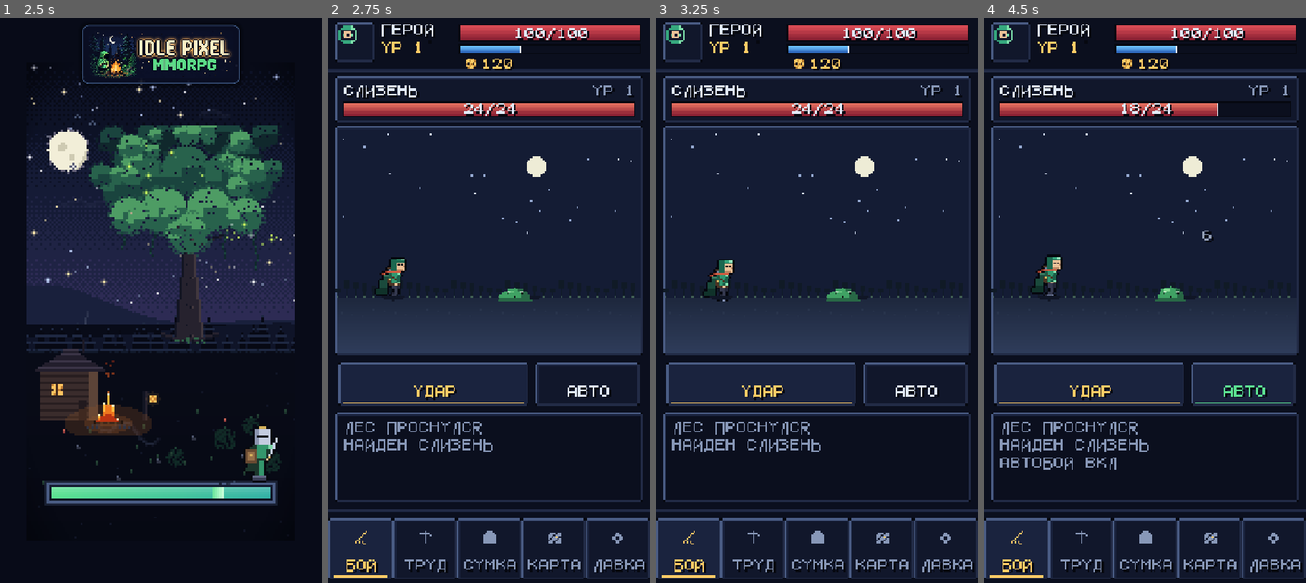
Above: before the commit, frames 1-4 (left to right).
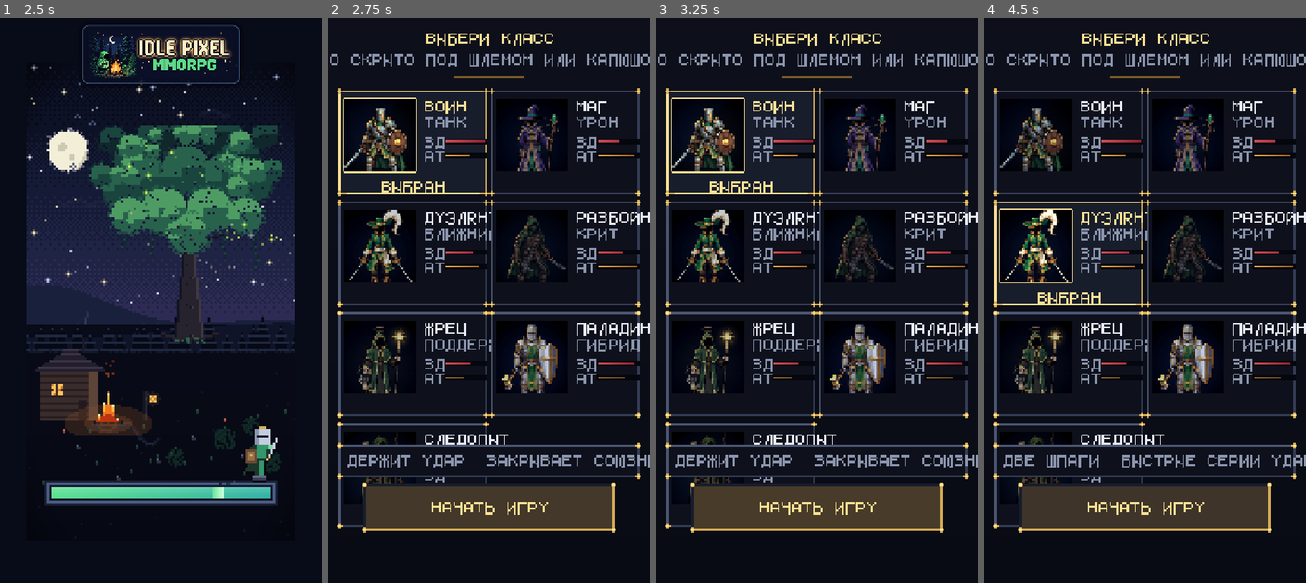
Above: after the commit, the same moments.

Repository: AlfaGideon/IdlePixelMMORPG
Game: Godot game, scene res://boot.tscn
The game is run twice, just before and just after one commit, with the same random seed, the same clock (stepped at 60 frames per second) and the same inputs.
Inputs (mouse positions are in pixels of both pictures, inside the frame that each line leads up to):
- Up to frame 1 (2.5 s): move the mouse to (231, 272) at 0.52 s; click (231, 272) at 0.67 s; move the mouse to (96, 328) at 1.27 s; click (96, 328) at 1.42 s; move the mouse to (193, 176) at 2.02 s; click (193, 176) at 2.17 s
- Up to frame 2 (2.75 s): no input
- Up to frame 3 (3.25 s): move the mouse to (817, 300) at 2.77 s; click (817, 300) at 2.92 s
- Up to frame 4 (4.5 s): tap Enter at 3.5 s; move the mouse to (1241, 385) at 3.52 s; click (1241, 385) at 3.67 s; move the mouse to (1048, 215) at 4.27 s; click (1048, 215) at 4.42 s

Frame 1 is identical in both runs. In frame 2, 51% of the frame differs, in the area x 0-100%, y 0-100%; in frame 3, 51%; in frame 4, 51%.

Commit message:
feat(ui): экран выбора класса при первом запуске (7 классов, сохранение в профиль)
Co-authored-by: arena-agent <297053741+arena-agent@users.noreply.github.com>

Diff:
--- /dev/null
+++ b/client/class_select.tscn
@@ -0,0 +1,10 @@
+[gd_scene load_steps=2 format=3]
+
+[ext_resource type="Script" path="res://ui/class_select.gd" id="1_select"]
+
+[node name="ClassSelect" type="Control"]
+anchor_right = 1.0
+anchor_bottom = 1.0
+grow_horizontal = 2
+grow_vertical = 2
+script = ExtResource("1_select")
--- a/client/project.godot
+++ b/client/project.godot
@@ -5,6 +5,8 @@
 config_version=5
 
 [game]
+
+selection/required="true"
 
 player/hero_class="warrior"
 
--- a/client/scripts/boot.gd
+++ b/client/scripts/boot.gd
@@ -6,6 +6,8 @@
 ## По завершении главная сцена подменяет загрузочную.
 
 const MAIN_SCENE := "res://main.tscn"
+const CLASS_SELECT_SCENE := "res://class_select.tscn"
+const PROFILE_PATH := "user://profile.cfg"
 ## Минимальное время показа: на быстром устройстве экран не должен мигать.
 const MIN_SHOW_TIME := 2.2
 
@@ -61,5 +63,17 @@
 	if not _main_ready:
 		return
 	set_process(false)
+	var target := CLASS_SELECT_SCENE if _needs_class_selection() else MAIN_SCENE
+	if target != MAIN_SCENE:
+		print("boot: класс не выбран — открываю выбор")
+		get_tree().change_scene_to_file(target)
+		return
 	var packed: PackedScene = ResourceLoader.load_threaded_get(MAIN_SCENE)
 	get_tree().change_scene_to_packed(packed)
+
+
+func _needs_class_selection() -> bool:
+	var cfg := ConfigFile.new()
+	if cfg.load(PROFILE_PATH) != OK:
+		return true
+	return not bool(cfg.get_value("hero", "created", false))
--- /dev/null
+++ b/client/ui/class_select.gd
@@ -0,0 +1,314 @@
+class_name ClassSelect
+extends Control
+## Экран выбора класса при первом запуске.
+##
+## Рисуется в буфер 180×320 и увеличивается целочисленно — как заставка и HUD,
+## поэтому портреты, рамки и шрифт остаются пиксельными.
+## Выбор сохраняется в профиль (user://profile.cfg) и в настройку
+## game/player/hero_class — заставка читает её при следующем запуске.
+
+signal class_chosen(id: String)
+
+const GRID_W := 180
+const GRID_H := 320
+
+const INK := Color8(5, 7, 14)
+const PANEL := Color8(14, 17, 28)
+const PANEL_HI := Color8(24, 29, 44)
+const GOLD := Color8(212, 172, 84)
+const GOLD_HI := Color8(255, 226, 148)
+const GOLD_DEEP := Color8(122, 90, 38)
+const TEXT := Color8(232, 236, 246)
+const TEXT_DIM := Color8(140, 150, 174)
+const HP_A := Color8(206, 74, 84)
+const HP_B := Color8(136, 34, 50)
+const MP_A := Color8(96, 172, 236)
+const MP_B := Color8(42, 92, 168)
+const ATK_A := Color8(236, 168, 72)
+const ATK_B := Color8(150, 92, 34)
+const DEF_A := Color8(140, 156, 190)
+const DEF_B := Color8(74, 86, 116)
+
+const PROFILE_PATH := "user://profile.cfg"
+const HERO_CLASS_SETTING := "game/player/hero_class"
+
+const PORTRAIT_W := 96
+
+# id, имя, роль, описание, hp, mp, atk, def
+const CLASSES := [
+	["warrior", "ВОИН", "ТАНК", "ДЕРЖИТ УДАР, ЗАКРЫВАЕТ СОЮЗНИКОВ", 140, 20, 12, 16],
+	["mage", "МАГ", "УРОН", "БЬЁТ ПО ПЛОЩАДИ, СЛАБ В БЛИЖНЕМ БОЮ", 80, 120, 18, 5],
+	["duelist", "ДУЭЛЯНТ", "БЛИЖНИЙ БОЙ", "ДВЕ ШПАГИ, БЫСТРЫЕ СЕРИИ УДАРОВ", 100, 40, 16, 8],
+	["rogue", "РАЗБОЙНИК", "КРИТ", "ЗАХОДИТ В СПИНУ И БЬЁТ БОЛЬНО", 90, 40, 19, 6],
+	["cleric", "ЖРЕЦ", "ПОДДЕРЖКА", "ЛЕЧИТ СВОИХ И ВЫЖИГАЕТ НЕЖИТЬ", 95, 100, 9, 10],
+	["paladin", "ПАЛАДИН", "ГИБРИД", "СВЕТ И СТАЛЬ: ДЕРЖИТ И ЛЕЧИТ", 130, 60, 13, 14],
+	["ranger", "СЛЕДОПЫТ", "ДАЛЬНИЙ БОЙ", "ЛУК, ЛОВУШКИ И БЫСТРЫЕ НОГИ", 95, 50, 15, 8],
+]
+
+const PORTRAITS := {
+	"warrior": preload("res://art/classes/portrait_warrior.png"),
+	"mage": preload("res://art/classes/portrait_mage.png"),
+	"duelist": preload("res://art/classes/portrait_duelist.png"),
+	"rogue": preload("res://art/classes/portrait_rogue.png"),
+	"cleric": preload("res://art/classes/portrait_cleric.png"),
+	"paladin": preload("res://art/classes/portrait_paladin.png"),
+	"ranger": preload("res://art/classes/portrait_ranger.png"),
+}
+
+var selected: int = 0
+var _image: Image
+var _texture: ImageTexture
+var _time: float = 0.0
+var _frame: int = 0
+var _portraits: Dictionary = {}
+
+
+func _ready() -> void:
+	_image = Image.create_empty(GRID_W, GRID_H, false, Image.FORMAT_RGBA8)
+	_texture = ImageTexture.create_from_image(_image)
+	for id: String in PORTRAITS:
+		var tex: Texture2D = PORTRAITS[id]
+		var src: Image = tex.get_image()
+		src.convert(Image.FORMAT_RGBA8)
+		_portraits[id] = src
+	selected = _saved_index()
+	_render()
+
+
+func _saved_index() -> int:
+	var cfg := ConfigFile.new()
+	if cfg.load(PROFILE_PATH) != OK:
+		return 0
+	var saved := str(cfg.get_value("hero", "class", "")).strip_edges().to_lower()
+	if saved.is_empty():
+		saved = str(ProjectSettings.get_setting(HERO_CLASS_SETTING, "")).strip_edges().to_lower()
+	for i in CLASSES.size():
+		if CLASSES[i][0] == saved:
+			return i
+	return 0
+
+
+func _process(delta: float) -> void:
+	_time += delta
+	_frame += 1
+	if _frame % 3 == 0:
+		_render()
+		_texture.update(_image)
+		queue_redraw()
+	_maybe_capture()
+
+
+func _maybe_capture() -> void:
+	if OS.get_environment("CLASS_CAPTURE") != "1" or _frame != 60:
+		return
+	var path := OS.get_environment("CLASS_CAPTURE_PATH")
+	if path.is_empty():
+		path = "user://class_select.png"
+	var err := _image.save_png(path)
+	print("class_select: снимок экрана выбора -> %s (%d)" % [path, err])
+
+
+# --- ввод ---------------------------------------------------------------
+
+func _gui_input(event: InputEvent) -> void:
+	if not (event is InputEventMouseButton and event.pressed):
+		return
+	var mb := event as InputEventMouseButton
+	if mb.button_index != MOUSE_BUTTON_LEFT:
+		return
+	var grid := _to_grid(mb.position)
+	for i in CLASSES.size():
+		if _cell_rect(i).has_point(grid):
+			if selected == i:
+				_confirm()
+			else:
+				selected = i
+				_render()
+			return
+	if _confirm_rect().has_point(grid):
+		_confirm()
+
+
+func _to_grid(pos: Vector2) -> Vector2i:
+	var view := get_viewport_rect().size
+	var scale := _screen_scale(view)
+	var origin := ((view - Vector2(GRID_W, GRID_H) * scale) / 2.0).floor()
+	return Vector2i(((pos - origin) / scale).floor())
+
+
+func _confirm() -> void:
+	var id: String = CLASSES[selected][0]
+	var cfg := ConfigFile.new()
+	cfg.load(PROFILE_PATH)
+	cfg.set_value("hero", "class", id)
+	cfg.set_value("hero", "created", true)
+	cfg.save(PROFILE_PATH)
+	ProjectSettings.set_setting(HERO_CLASS_SETTING, id)
+	ProjectSettings.save()
+	print("class_select: выбран класс %s" % id)
+	class_chosen.emit(id)
+	get_tree().change_scene_to_file("res://main.tscn")
+
+
+# --- геометрия ----------------------------------------------------------
+
+func _cell_rect(i: int) -> Rect2i:
+	var col := i % 2
+	var row := i / 2
+	return Rect2i(6 + col * 85, 42 + row * 62, 83, 58)
+
+
+func _confirm_rect() -> Rect2i:
+	return Rect2i(20, 262, 140, 26)
+
+
+func _detail_rect() -> Rect2i:
+	return Rect2i(6, 240, 168, 18)
+
+
+# --- отрисовка ----------------------------------------------------------
+
+func _screen_scale(view: Vector2) -> float:
+	var s := floorf(minf(view.x / GRID_W, view.y / GRID_H))
+	if s < 1.0:
+		s = minf(view.x / GRID_W, view.y / GRID_H)
+	return s
+
+
+func _draw() -> void:
+	var view := get_viewport_rect().size
+	var scale := _screen_scale(view)
+	var drawn := Vector2(GRID_W, GRID_H) * scale
+	var offset := ((view - drawn) / 2.0).floor()
+	draw_texture_rect(_texture, Rect2(offset, drawn), false)
+
+
+func _px(x: int, y: int, c: Color) -> void:
+	if x >= 0 and y >= 0 and x < GRID_W and y < GRID_H:
+		_image.set_pixel(x, y, c)
+
+
+func _rect(x: int, y: int, w: int, h: int, c: Color) -> void:
+	for j in h:
+		for i in w:
+			_px(x + i, y + j, c)
+
+
+func _frame_box(x: int, y: int, w: int, h: int, fill: Color, edge: Color, edge_hi: Color) -> void:
+	_rect(x, y, w, h, fill)
+	for i in w:
+		_px(x + i, y, edge_hi)
+		_px(x + i, y + h - 1, edge)
+	for j in h:
+		_px(x, y + j, edge_hi)
+		_px(x + w - 1, y + j, edge)
+	# золотые уголки: рамка читается как «дорогая», а не как обычная панель
+	var corners := [
+		Vector2i(x, y), Vector2i(x + w - 1, y),
+		Vector2i(x, y + h - 1), Vector2i(x + w - 1, y + h - 1),
+	]
+	for c: Vector2i in corners:
+		_px(c.x, c.y, GOLD_HI)
+		for d: Vector2i in [Vector2i(1, 0), Vector2i(0, 1), Vector2i(-1, 0), Vector2i(0, -1)]:
+			_px(c.x + d.x, c.y + d.y, GOLD)
+
+
+func _text(s: String, x: int, y: int, c: Color) -> void:
+	PixelFont.draw(_image, s, x, y, c)
+
+
+func _text_center(s: String, cx: int, y: int, c: Color) -> void:
+	_text(s, cx - PixelFont.width(s) / 2, y, c)
+
+
+func _blit(portrait: Image, x: int, y: int, size: int, tint: Color) -> void:
+	var ratio := float(portrait.get_width()) / float(size)
+	for j in size:
+		for i in size:
+			var sx := int(i * ratio)
+			var sy := int(j * ratio)
+			var c := portrait.get_pixel(sx, sy)
+			if c.a < 0.5:
+				continue
+			_px(x + i, y + j, Color(c.r * tint.r, c.g * tint.g, c.b * tint.b, 1.0))
+
+
+func _stat_bar(x: int, y: int, w: int, value: float, a: Color, b: Color) -> void:
+	_rect(x, y, w, 3, INK)
+	var fill := int(clampf(value, 0.0, 1.0) * float(w - 2))
+	for i in fill:
+		_px(x + 1 + i, y + 1, a.lerp(b, float(i) / maxf(1.0, float(w - 2))))
+
+
+func _render() -> void:
+	_rect(0, 0, GRID_W, GRID_H, PANEL)
+	# мягкий градиент фона сверху вниз, чтобы не было плоского пятна
+	for y in GRID_H:
+		var k := float(y) / float(GRID_H)
+		var shade := PANEL.lerp(INK, k * 0.55)
+		for x in GRID_W:
+			_px(x, y, shade)
+
+	_text_center("ВЫБЕРИ КЛАСС", GRID_W / 2, 10, GOLD_HI)
+	_text_center("ЛИЦО СКРЫТО ПОД ШЛЕМОМ ИЛИ КАПЮШОНОМ", GRID_W / 2, 22, TEXT_DIM)
+	for i in 40:
+		_px(GRID_W / 2 - 20 + i, 34, GOLD_DEEP)
+
+	for i in CLASSES.size():
+		_draw_cell(i)
+
+	var info: Array = CLASSES[selected]
+	_draw_detail(info)
+
+	var r := _confirm_rect()
+	var pulse := 0.75 + 0.25 * sin(_time * 3.0)
+	_frame_box(r.position.x, r.position.y, r.size.x, r.size.y,
+		PANEL_HI.lerp(GOLD_DEEP, 0.25 + 0.25 * pulse), GOLD, PANEL_HI)
+	_text_center("НАЧАТЬ ИГРУ", GRID_W / 2, r.position.y + 10, GOLD_HI)
+
+
+func _draw_cell(i: int) -> void:
+	var info: Array = CLASSES[i]
+	var r := _cell_rect(i)
+	var is_sel := i == selected
+	var fill: Color = PANEL_HI if is_sel else PANEL
+	var edge: Color = GOLD if is_sel else Color8(52, 60, 84)
+	var edge_hi: Color = GOLD_HI if is_sel else Color8(76, 86, 114)
+	_frame_box(r.position.x, r.position.y, r.size.x, r.size.y, fill, edge, edge_hi)
+
+	# портрет 40×40 слева в клетке
+	var px := r.position.x + 3
+	var py := r.position.y + 5
+	var portrait: Image = _portraits.get(info[0])
+	if portrait != null:
+		var tint: Color = Color.WHITE if is_sel else Color8(196, 202, 220)
+		_blit(portrait, px, py, 40, tint)
+		if is_sel:
+			for k in 40:
+				_px(px + k, py - 1, GOLD_HI)
+				_px(px + k, py + 40, GOLD_HI)
+			for k in 40:
+				_px(px - 1, py + k, GOLD_HI)
+				_px(px + 40, py + k, GOLD_HI)
+
+	_text(str(info[1]), px + 45, py + 1, GOLD_HI if is_sel else TEXT)
+	_text(str(info[2]), px + 45, py + 10, TEXT_DIM)
+	var hp_val := float(info[4]) / 140.0
+	var atk_val := float(info[6]) / 19.0
+	_text("ЗД", px + 45, py + 21, TEXT_DIM)
+	_stat_bar(px + 56, py + 22, 24, hp_val, HP_A, HP_B)
+	_text("АТ", px + 45, py + 29, TEXT_DIM)
+	_stat_bar(px + 56, py + 30, 24, atk_val, ATK_A, ATK_B)
+
+	if is_sel:
+		var mark_y := r.end.y - 7
+		_text_center("ВЫБРАН", r.position.x + r.size.x / 2, mark_y, GOLD_HI)
+		for k in r.size.x - 8:
+			_px(r.position.x + 4 + k, r.end.y - 1, GOLD_HI)
+
+
+func _draw_detail(info: Array) -> void:
+	var r := _detail_rect()
+	_frame_box(r.position.x, r.position.y, r.size.x, r.size.y, PANEL, Color8(52, 60, 84),
+		Color8(76, 86, 114))
+	_text(str(info[3]), r.position.x + 5, r.position.y + 6, TEXT_DIM)
Binary file added: client/art/classes/portrait_cleric.png
Binary file added: client/art/classes/portrait_duelist.png
Binary file added: client/art/classes/portrait_mage.png
Binary file added: client/art/classes/portrait_paladin.png
Binary file added: client/art/classes/portrait_ranger.png
Binary file added: client/art/classes/portrait_rogue.png
Binary file added: client/art/classes/portrait_warrior.png
Not shown, changed: .github/ci/publish-log.sh
Not shown, changed: .github/ci/smoke_test.sh
